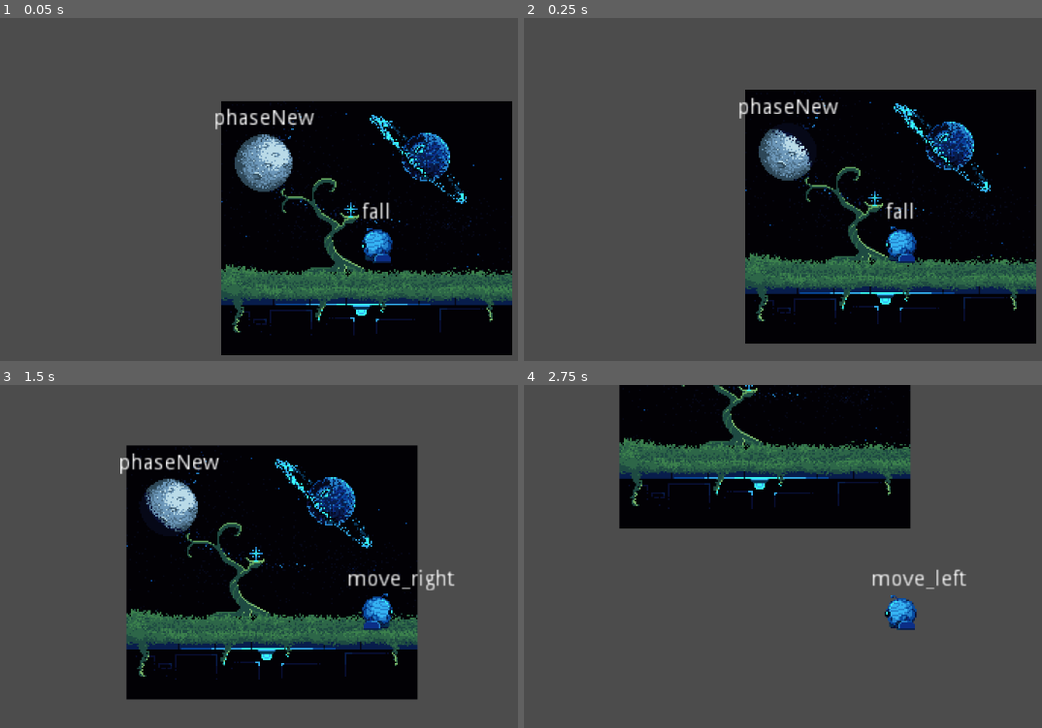
Above: before the commit, frames 1-4 (two rows, left to right).
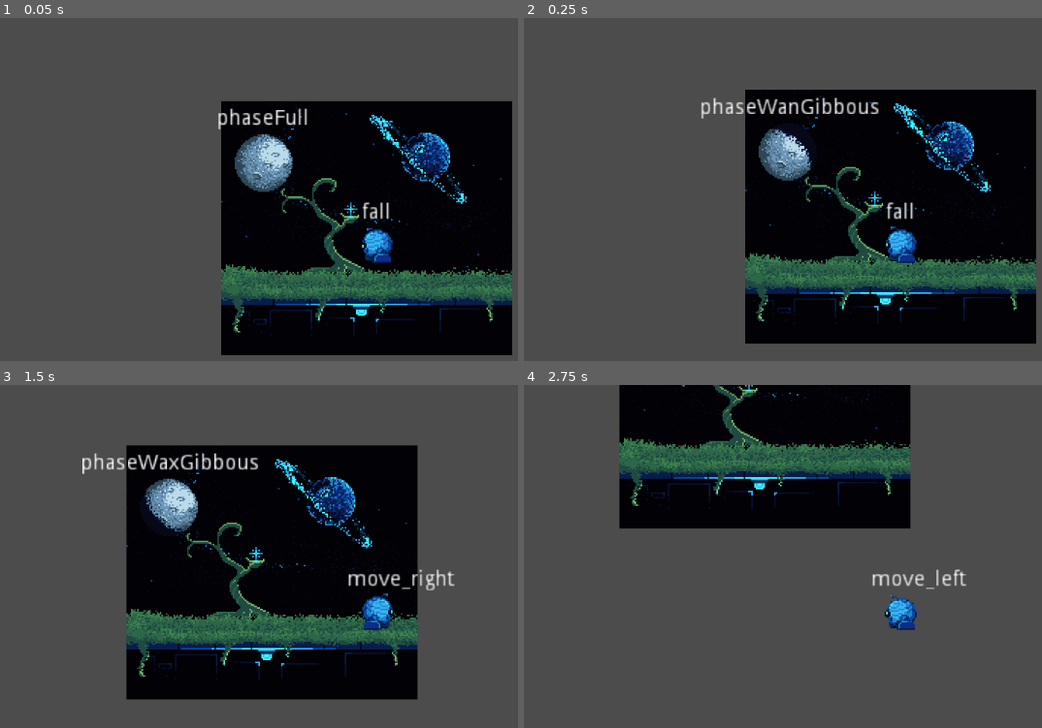
Above: after the commit, the same moments.

Repository: GeekzGamingz/Myunjoule
Game: Godot game, scene res://source/Levels/Level_Debug.tscn
Same seed, same stepped clock (60 frames per second), same inputs: the game is played once before the commit and once after it.
Inputs:
- Up to frame 1 (0.05 s): no input
- Up to frame 2 (0.25 s): no input
- Up to frame 3 (1.5 s): hold D (move_right) from 0.53 s (still down); tap E (activate) at 0.6, 1.35 s
- Up to frame 4 (2.75 s): release D (move_right) at 2.03 s; hold A (move_left) from 2.03 s (still down); tap E (activate) at 2.1 s

The runs differ from the first frame. In frame 1, 0.6% of the frame differs, in the area x 41-61%, y 26-33%; in frame 2, 0.9%; in frame 3, 0.9%, in the area x 15-50%, y 19-26%; in frame 4, nothing differs.
Error before the commit: Invalid get index 'flagNew' (on base: 'Dictionary'). (res://source/Objects/Moon/MoonFSM.gd:65)

Commit message:
Mewn Phasesgit add .

Diff:
--- a/source/Objects/Moon/Moon.gd
+++ b/source/Objects/Moon/Moon.gd
@@ -32,19 +32,19 @@
 		phaseDict[key] = false
 	var currentPhase = moonSprite.frame
 	match(currentPhase):
-		0: phaseDict = {"flagFull":true}
-		1: phaseDict = {"flagWanGibbous":true}
-		2: phaseDict = {"flagWanGibbous":true}
-		3: phaseDict = {"flagLasQuarter":true}
-		4: phaseDict = {"flagLasQuarter":true}
-		5: phaseDict = {"flagWanCrescent":true}
-		6: phaseDict = {"flagWanCrescent":true}
-		7: phaseDict = {"flagNew":true}
-		8: phaseDict = {"flagNew":true}
-		9: phaseDict = {"flagWaxCrescent":true}
-		10: phaseDict = {"flagWaxCrescent":true}
-		11: phaseDict = {"flagFirQuarter":true}
-		12: phaseDict = {"flagFirQuarter":true}
-		13: phaseDict = {"flagWaxGibbous":true}
-		14: phaseDict = {"flagWaxGibbous":true}
-		15: phaseDict = {"flagFull":true}
+		0: phaseDict["flagFull"] = true
+		1: phaseDict["flagWanGibbous"] = true
+		2: phaseDict["flagWanGibbous"] = true
+		3: phaseDict["flagLasQuarter"] = true
+		4: phaseDict["flagLasQuarter"] = true
+		5: phaseDict["flagWanCrescent"] = true
+		6: phaseDict["flagWanCrescent"] = true
+		7: phaseDict["flagNew"] = true
+		8: phaseDict["flagNew"] = true
+		9: phaseDict["flagWaxCrescent"] = true
+		10: phaseDict["flagWaxCrescent"] = true
+		11: phaseDict["flagFirQuarter"] = true
+		12: phaseDict["flagFirQuarter"] = true
+		13: phaseDict["flagWaxGibbous"] = true
+		14: phaseDict["flagWaxGibbous"] = true
+		15: phaseDict["flagFull"] = true
--- a/source/Objects/Moon/MoonFSM.gd
+++ b/source/Objects/Moon/MoonFSM.gd
@@ -61,15 +61,11 @@
 #-------------------------------------------------------------------------------------------------#
 #Assign Animations
 func setPhase():
-	print(parent.phaseDict)
-	print(parent.phaseDict["flagNew"])
-	if parent.phaseDict["flagNew"] == true:
-		return states.phaseNew
-		print("Yup.")
-	if parent.phaseDict == {"flagWaxCrescent":true}: return states.phaseWaxCrescent
-	if parent.phaseDict == {"flagFirQuarter":true}: return states.phaseFirQuarter
-	if parent.phaseDict == {"flagWaxGibbous":true}: return states.phaseWaxGibbous
-	if parent.phaseDict == {"flagFull":true}: return states.phaseFull
-	if parent.phaseDict == {"flagWanGibbous":true}: return states.phaseWanGibbous
-	if parent.phaseDict == {"flagLasQuarter":true}: return states.phaseLasQuarter
-	if parent.phaseDict == {"flagWanCrescent":true}: return states.phaseWanCrescent
+	if parent.phaseDict["flagNew"] == true: return states.phaseNew
+	if parent.phaseDict["flagWaxCrescent"] == true: return states.phaseWaxCrescent
+	if parent.phaseDict["flagFirQuarter"] == true: return states.phaseFirQuarter
+	if parent.phaseDict["flagWaxGibbous"] == true: return states.phaseWaxGibbous
+	if parent.phaseDict["flagFull"] == true: return states.phaseFull
+	if parent.phaseDict["flagWanGibbous"] == true: return states.phaseWanGibbous
+	if parent.phaseDict["flagLasQuarter"] == true: return states.phaseLasQuarter
+	if parent.phaseDict["flagWanCrescent"] == true: return states.phaseWanCrescent
